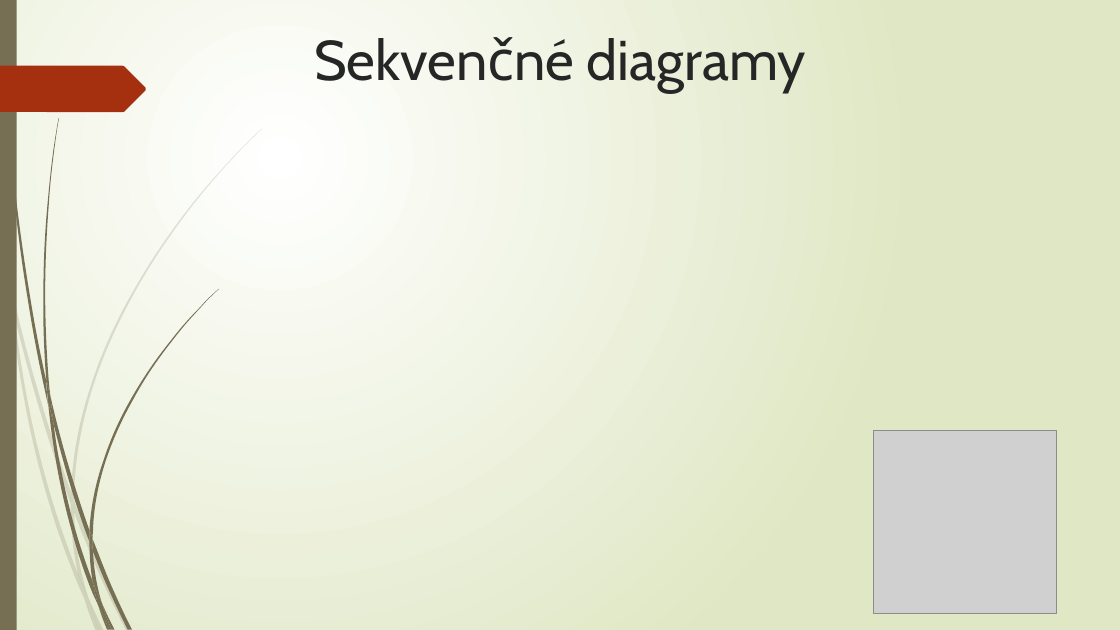
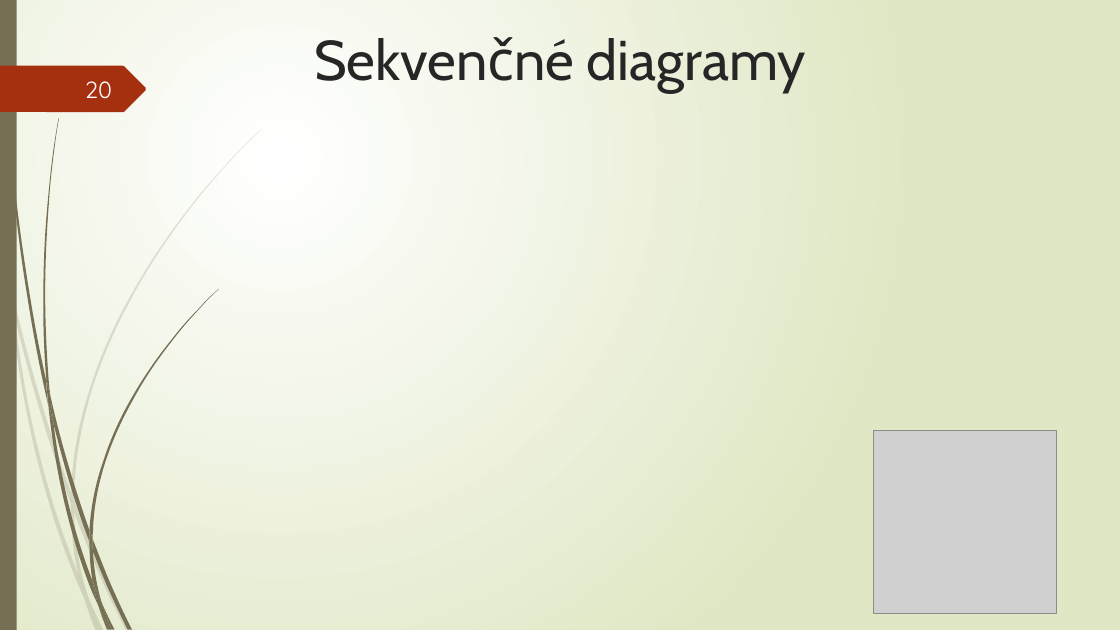
Before and after one commit to Coreggon/SI, a slide deck: slide 20 of WoodMasterPrezentacia.pptx. Drawn at 1120x630 pixels with LibreOffice and Linux fonts; fonts in the diff are those of the drawing; grey boxes stand for pictures. Boxes give left, top, right and bottom in pixels: in the first picture for what was removed or moved away, otherwise in the second. Text is boxed around its words. In the diff, an @@ line names an element or a change of style, - is before the commit and + after.

```diff
--- a/WoodMasterPrezentacia.pptx
+++ b/WoodMasterPrezentacia.pptx
@@ page number added at bbox=[85, 81, 112, 99], 20 pt, text #FEFFFF @@
+20
```
Also in this commit, not shown: 26 other slides changed.
